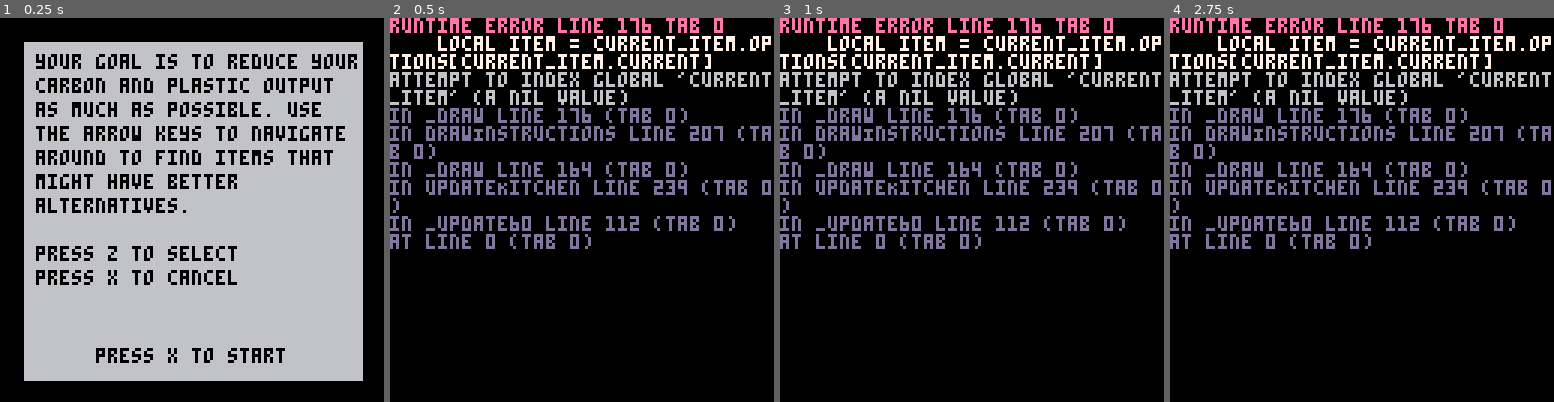
Above: before the commit, frames 1-4 (left to right).
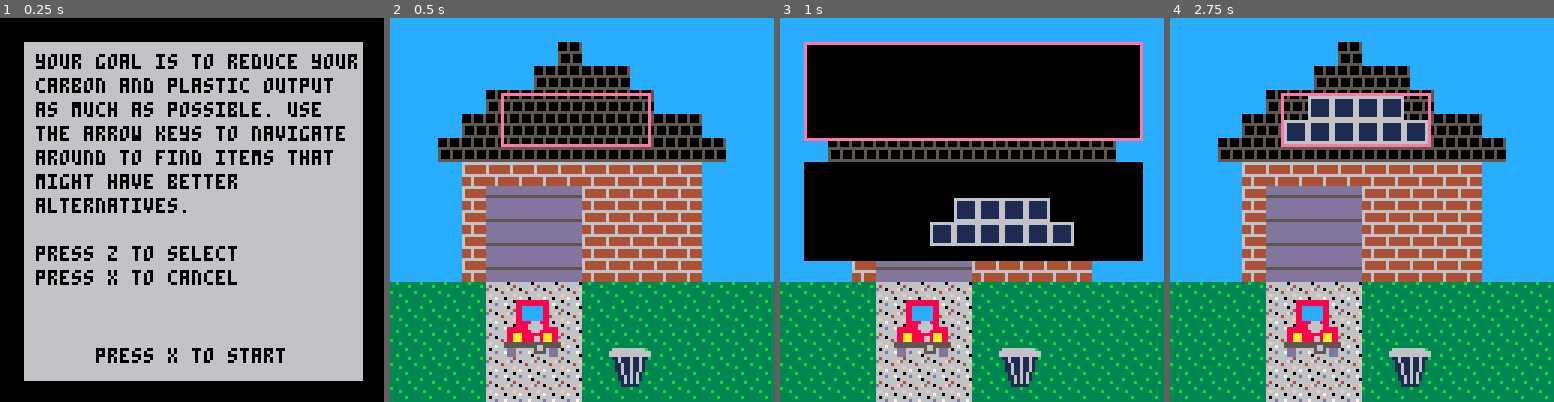
Above: after the commit, the same moments.

Repository: EmilyRagan/senior-project
Game: PICO-8 cartridge carts/home.p8
The game is run twice, just before and just after one commit, with the same random seed, the same clock (stepped at 60 frames per second) and the same inputs.
Inputs:
- Up to frame 1 (0.25 s): no input
- Up to frame 2 (0.5 s): tap X (X key) at 0.33 s
- Up to frame 3 (1 s): tap O (Z key) at 0.7 s
- Up to frame 4 (2.75 s): tap X (X key) at 1.07, 1.85 s; hold Right 1.6-2.1 s; tap O (Z key) at 1.7, 2.1, 2.5 s; hold Up 2.15-2.42 s; hold Right from 2.47 s (still down)

Frame 1 is identical in both runs. In frame 2, 94% of the frame differs, in the area x 0-100%, y 0-100%; in frame 3, 67%; in frame 4, 95%.
Error before the commit: runtime error line 176 tab 0; local item = current_item.options[current_item.current]; attempt to index global 'current_item' (a nil value)

Commit message:
move around some sprites, create a base for the kitchen with door and fridge sprites

Diff:
--- a/carts/home.p8
+++ b/carts/home.p8
@@ -51,14 +51,14 @@
         x = 38,
         y = 26,
       },
-      }
+    }
   },
   {
     -- car options
     current = 1,
     options = {
       {
-        sprite_start = 11,
+        sprite_start = 19,
         sprite_height = 3,
         sprite_width = 3,
         x = 36,
@@ -95,10 +95,37 @@
   }
 }
 
-kitchen_items = {}
+kitchen_items = {
+  {
+    -- door
+    current = 1,
+    options = {
+      {
+        sprite_start = 70,
+        sprite_height = 4,
+        sprite_width = 2,
+        x = 110,
+        y = 40
+      }
+    }
+  },
+  {
+    -- fridge
+    current = 1,
+    options = {
+      {
+        sprite_start = 72,
+        sprite_height = 4,
+        sprite_width = 2,
+        x = 2,
+        y = 40
+      }
+    }
+  }
+}
 
 -- current state of game
-current_scene = kitchen_items
+current_scene = outdoor_items
 current_index = 1
 current_item = current_scene[current_index]
 
@@ -182,7 +209,7 @@
     local width = item.sprite_width * 8 + 1
     local height = item.sprite_height * 8 + 1
     rect(highlight_x, highlight_y, highlight_x + width, highlight_y + height)
-end
+  end
   if (show_alternatives)
   then
     -- show alternative selection for current item
@@ -217,10 +244,14 @@
   do
     drawSprite(value.options[value.current])
   end
-  end
+end
 
 function drawKitchen()
   map(16, 0, 0, 0, 16, 16)
+  for key, value in ipairs(kitchen_items)
+  do
+    drawSprite(value.options[value.current])
+  end
 end
 
 function drawSprite(item)
@@ -516,35 +547,35 @@
 
 
 __map__
-0202020202020202020202020202020200000000000000000000000000000000404040404040404040404040404040404040404040404040404040404040404040404040404040404040404040404040404040404040404040404040404040404040404040404040400000000000000000000000000000000000000000000000
-0202020202020203020202020202020200000000000000000000000000000000404040404040404040404040404040404040404040404040404040404040404040404040404040404040404040404040404040404040404040404040404040404040404040404040400000000000000000000000000000000000000000000000
-0202020202020303030302020202020200000000000000000000000000000000404040404040404040404040404040404040404040404040404040404040404040404040404040404040404040404040404040404040404040404040404040404040404040404040400000000000000000000000000000000000000000000000
-0202020203030303030303020202020200000000000000000000000000000000404040404040404040404040404040404040404040404040404040404040404040404040404040404040404040404040404040404040404040404040404040404040404040404040400000000000000000000000000000000000000000000000
-0202020303030303030303030302020200000000000000000000000000000000404040404040404040404040404040404040404040404040404040404040404040404040404040404040404040404040404040404040404040404040404040404040404040404040400000000000000000000000000000000000000000000000
-0202030303030303030303030303020200000000000000000000000000000000404040404040404040404040404040404040404040404040404040404040404040404040404040404040404040404040404040404040404040404040404040404040404040404040400000000000000000000000000000000000000000000000
-0202020404040404040404040402020200000000000000000000000000000000404040404040404040404040404040404040404040404040404040404040404040404040404040404040404040404040404040404040404040404040404040404040404040404040400000000000000000000000000000000000000000000000
-0202020405050505040404040402020200000000000000000000000000000000404040404040404040404040404040404040404040404040404040404040404040404040404040404040404040404040404040404040404040404040404040404040404040404040400000000000000000000000000000000000000000000000
-0202020405050505040404040402020200000000000000000000000000000000404040404040404040404040404040404040404040404040404040404040404040404040404040404040404040404040404040404040404040404040404040404040404040404040400000000000000000000000000000000000000000000000
-0202020405050505040404040402020200000000000000000000000000000000404040404040404040404040404040404040404040404040404040404040404040404040404040404040404040404040404040404040404040404040404040404040404040404040400000000000000000000000000000000000000000000000
-0202020405050505040404040402020200000000000000000000000000000000404040404040404040404040404040404040404040404040404040404040404040404040404040404040404040404040404040404040404040404040404040404040404040404040400000000000000000000000000000000000000000000000
-0101010106060606010101010101010100000000000000000000000000000000404040404040404040404040404040404040404040404040404040404040404040404040404040404040404040404040404040404040404040404040404040404040404040404040400000000000000000000000000000000000000000000000
-0101010106060606010101010101010100000000000000000000000000000000404040404040404040404040404040404040404040404040404040404040404040404040404040404040404040404040404040404040404040404040404040404040404040404040400000000000000000000000000000000000000000000000
-0101010106060606010101010101010100000000000000000000000000000000404040404040404040404040404040404040404040404040404040404040404040404040404040404040404040404040404040404040404040404040404040404040404040404040400000000000000000000000000000000000000000000000
-0101010106060606010101010101010100000000000000000000000000000000404040404040404040404040404040404040404040404040404040404040404040404040404040404040404040404040404040404040404040404040404040404040404040404040400000000000000000000000000000000000000000000000
-0101010106060606010101010101010100000000000000000000000000000000404040404040404040404040404040404040404040404040404040404040404040404040404040404040404040404040404040404040404040404040404040404040404040404040400000000000000000000000000000000000000000000000
-0000000000000000000000000000000000000000000000000000000000000000404040404040404040404040404040404040404040404040404040404040404040404040404040404040404040404040404040404040404040404040404040404040404040404040400000000000000000000000000000000000000000000000
-0000000000000000000000000000000000000000000000000000000000000000404040404040404040404040404040404040404040404040404040404040404040404040404040404040404040404040404040404040404040404040404040404040404040404040400000000000000000000000000000000000000000000000
-0000000000000000000000000000000000000000000000000000000000000000404040404040404040404040404040404040404040404040404040404040404040404040404040404040404040404040404040404040404040404040404040404040404040404040400000000000000000000000000000000000000000000000
-0000000000000000000000000000000000000000000000000000000000000000404040404040404040404040404040404040404040404040404040404040404040404040404040404040404040404040404040404040404040404040404040404040404040404040400000000000000000000000000000000000000000000000
-0000000000000000000000000000000000000000000000000000000000000000404040404040404040404040404040404040404040404040404040404040404040404040404040404040404040404040404040404040404040404040404040404040404040404040400000000000000000000000000000000000000000000000
-0000000000000000000000000000000000000000000000000000000000000000404040404040404040404040404040404040404040404040404040404040404040404040404040404040404040404040404040404040404040404040404040404040404040404040400000000000000000000000000000000000000000000000
-0000000000000000000000000000000000000000000000000000000000000000404040404040404040404040404040404040404040404040404040404040404040404040404040404040404040404040404040404040404040404040404040404040404040404040400000000000000000000000000000000000000000000000
-0000000000000000000000000000000000000000000000000000000000000000404040404040404040404040404040404040404040404040404040404040404040404040404040404040404040404040404040404040404040404040404040404040404040404040400000000000000000000000000000000000000000000000
-0000000000000000000000000000000000000000000000000000000000000000404040404040404040404040404040404040404040404040404040404040404040404040404040404040404040404040404040404040404040404040404040404040404040404040400000000000000000000000000000000000000000000000
-0000000000000000000000000000000000000000000000000000000000000000404040404040404040404040404040404040404040404040404040404040404040404040404040404040404040404040404040404040404040404040404040404040404040404040400000000000000000000000000000000000000000000000
-0000000000000000000000000000000000000000000000000000000000000000404040404040404040404040404040404040404040404040404040404040404040404040404040404040404040404040404040404040404040404040404040404040404040404040400000000000000000000000000000000000000000000000
-0000000000000000000000000000000000000000000000000000000000000000404040404040404040404040404040404040404040404040404040404040404040404040404040404040404040404040404040404040404040404040404040404040404040404040400000000000000000000000000000000000000000000000
-0000000000000000000000000000000000000000000000000000000000000000404040404040404040404040404040404040404040404040404040404040404040404040404040404040404040404040404040404040404040404040404040404040404040404040400000000000000000000000000000000000000000000000
-0000000000000000000000000000000000000000000000000000000000000000404040404040404040404040404040404040404040404040404040404040404040404040404040404040404040404040404040404040404040404040404040404040404040404040400000000000000000000000000000000000000000000000
-0000000000000000000000000000000000000000000000000000000000000000404040404040404040404040404040404040404040404040404040404040404040404040404040404040404040404040404040404040404040404040404040404040404040404040400000000000000000000000000000000000000000000000
-0000000000000000000000000000000000000000000000000000000000000000404040404040404040404040404040404040404040404040404040404040404040404040404040404040404040404040404040404040404040404040404040404040404040404040400000000000000000000000000000000000000000000000
+020202020202020202020202020202020f0f0f0f0f0f0f0f0f0f0f0f0f0f0f0f404040404040404040404040404040404040404040404040404040404040404040404040404040404040404040404040404040404040404040404040404040404040404040404040400000000000000000000000000000000000000000000000
+020202020202020302020202020202020f0f0f0f0f0f0f0f0f0f0f0f0f0f0f0f404040404040404040404040404040404040404040404040404040404040404040404040404040404040404040404040404040404040404040404040404040404040404040404040400000000000000000000000000000000000000000000000
+020202020202030303030202020202020f0f0f0f0f0f0f0f0f0f0f0f0f0f0f0f404040404040404040404040404040404040404040404040404040404040404040404040404040404040404040404040404040404040404040404040404040404040404040404040400000000000000000000000000000000000000000000000
+020202020303030303030302020202020f0f0f0f0f0f0f0f0f0f0f0f0f0f0f0f404040404040404040404040404040404040404040404040404040404040404040404040404040404040404040404040404040404040404040404040404040404040404040404040400000000000000000000000000000000000000000000000
+020202030303030303030303030202020f0f0f0f0f0f27280f0f0f0f0f0f0f0f404040404040404040404040404040404040404040404040404040404040404040404040404040404040404040404040404040404040404040404040404040404040404040404040400000000000000000000000000000000000000000000000
+020203030303030303030303030302020f0f0f0f0f0f37380f0f0f0f0f0f0f0f404040404040404040404040404040404040404040404040404040404040404040404040404040404040404040404040404040404040404040404040404040404040404040404040400000000000000000000000000000000000000000000000
+020202040404040404040404040202020f0f0f0f0f0f0f0f0f0f0f0f0f0f0f0f404040404040404040404040404040404040404040404040404040404040404040404040404040404040404040404040404040404040404040404040404040404040404040404040400000000000000000000000000000000000000000000000
+020202040505050504040404040202020f0f0f0f0f0f0f0f0f0f0f0f0f0f0f0f404040404040404040404040404040404040404040404040404040404040404040404040404040404040404040404040404040404040404040404040404040404040404040404040400000000000000000000000000000000000000000000000
+020202040505050504040404040202020f0f0f0f0f0f0f0f0f0f0f0f0f0f0f0f404040404040404040404040404040404040404040404040404040404040404040404040404040404040404040404040404040404040404040404040404040404040404040404040400000000000000000000000000000000000000000000000
+020202040505050504040404040202020e0e0e0e0e0e0e0e0e0e0e0e0e0e0e0e404040404040404040404040404040404040404040404040404040404040404040404040404040404040404040404040404040404040404040404040404040404040404040404040400000000000000000000000000000000000000000000000
+020202040505050504040404040202020e0e0e0e0e0e0e0e0e0e0e0e0e0e0e0e404040404040404040404040404040404040404040404040404040404040404040404040404040404040404040404040404040404040404040404040404040404040404040404040400000000000000000000000000000000000000000000000
+010101010606060601010101010101010e0e0e0e0e0e0e0e0e0e0e0e0e0e0e0e404040404040404040404040404040404040404040404040404040404040404040404040404040404040404040404040404040404040404040404040404040404040404040404040400000000000000000000000000000000000000000000000
+010101010606060601010101010101010e0e0e0e0e0e0e0e0e0e0e0e0e0e0e0e404040404040404040404040404040404040404040404040404040404040404040404040404040404040404040404040404040404040404040404040404040404040404040404040400000000000000000000000000000000000000000000000
+010101010606060601010101010101010e0e0e0e0e0e0e0e0e0e0e0e0e0e0e0e404040404040404040404040404040404040404040404040404040404040404040404040404040404040404040404040404040404040404040404040404040404040404040404040400000000000000000000000000000000000000000000000
+010101010606060601010101010101010e0e0e0e0e0e0e0e0e0e0e0e0e0e0e0e404040404040404040404040404040404040404040404040404040404040404040404040404040404040404040404040404040404040404040404040404040404040404040404040400000000000000000000000000000000000000000000000
+010101010606060601010101010101010e0e0e0e0e0e0e0e0e0e0e0e0e0e0e0e404040404040404040404040404040404040404040404040404040404040404040404040404040404040404040404040404040404040404040404040404040404040404040404040400000000000000000000000000000000000000000000000
+0000000000000000000000000000000000000000000000000000000000000000404040404040404040404040404040404040404040404040404040404040404040404040404040404040404040404040404040404040404040404040404040404040404040404040400000000000000000000000000000000000000000000000
+0000000000000000000000000000000000000000000000000000000000000000404040404040404040404040404040404040404040404040404040404040404040404040404040404040404040404040404040404040404040404040404040404040404040404040400000000000000000000000000000000000000000000000
+0000000000000000000000000000000000000000000000000000000000000000404040404040404040404040404040404040404040404040404040404040404040404040404040404040404040404040404040404040404040404040404040404040404040404040400000000000000000000000000000000000000000000000
+0000000000000000000000000000000000000000000000000000000000000000404040404040404040404040404040404040404040404040404040404040404040404040404040404040404040404040404040404040404040404040404040404040404040404040400000000000000000000000000000000000000000000000
+0000000000000000000000000000000000000000000000000000000000000000404040404040404040404040404040404040404040404040404040404040404040404040404040404040404040404040404040404040404040404040404040404040404040404040400000000000000000000000000000000000000000000000
+0000000000000000000000000000000000000000000000000000000000000000404040404040404040404040404040404040404040404040404040404040404040404040404040404040404040404040404040404040404040404040404040404040404040404040400000000000000000000000000000000000000000000000
+0000000000000000000000000000000000000000000000000000000000000000404040404040404040404040404040404040404040404040404040404040404040404040404040404040404040404040404040404040404040404040404040404040404040404040400000000000000000000000000000000000000000000000
+0000000000000000000000000000000000000000000000000000000000000000404040404040404040404040404040404040404040404040404040404040404040404040404040404040404040404040404040404040404040404040404040404040404040404040400000000000000000000000000000000000000000000000
+0000000000000000000000000000000000000000000000000000000000000000404040404040404040404040404040404040404040404040404040404040404040404040404040404040404040404040404040404040404040404040404040404040404040404040400000000000000000000000000000000000000000000000
+0000000000000000000000000000000000000000000000000000000000000000404040404040404040404040404040404040404040404040404040404040404040404040404040404040404040404040404040404040404040404040404040404040404040404040400000000000000000000000000000000000000000000000
+0000000000000000000000000000000000000000000000000000000000000000404040404040404040404040404040404040404040404040404040404040404040404040404040404040404040404040404040404040404040404040404040404040404040404040400000000000000000000000000000000000000000000000
+0000000000000000000000000000000000000000000000000000000000000000404040404040404040404040404040404040404040404040404040404040404040404040404040404040404040404040404040404040404040404040404040404040404040404040400000000000000000000000000000000000000000000000
+0000000000000000000000000000000000000000000000000000000000000000404040404040404040404040404040404040404040404040404040404040404040404040404040404040404040404040404040404040404040404040404040404040404040404040400000000000000000000000000000000000000000000000
+0000000000000000000000000000000000000000000000000000000000000000404040404040404040404040404040404040404040404040404040404040404040404040404040404040404040404040404040404040404040404040404040404040404040404040400000000000000000000000000000000000000000000000
+0000000000000000000000000000000000000000000000000000000000000000404040404040404040404040404040404040404040404040404040404040404040404040404040404040404040404040404040404040404040404040404040404040404040404040400000000000000000000000000000000000000000000000
+0000000000000000000000000000000000000000000000000000000000000000404040404040404040404040404040404040404040404040404040404040404040404040404040404040404040404040404040404040404040404040404040404040404040404040400000000000000000000000000000000000000000000000
Not shown, changed: 64 lines of the sprite sheet (__gfx__) section of carts/home.p8
